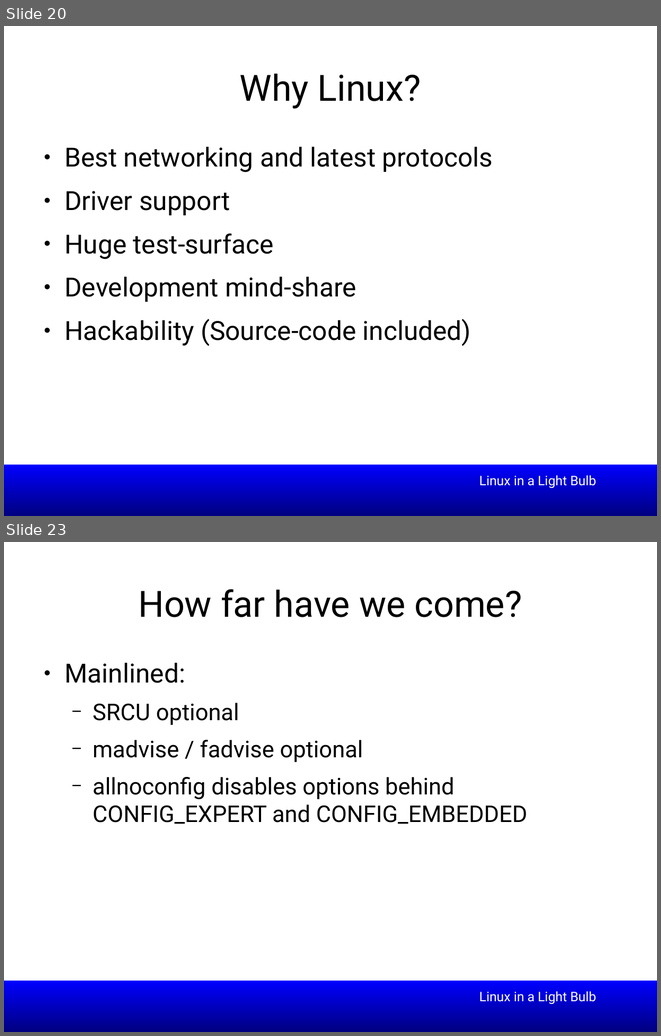
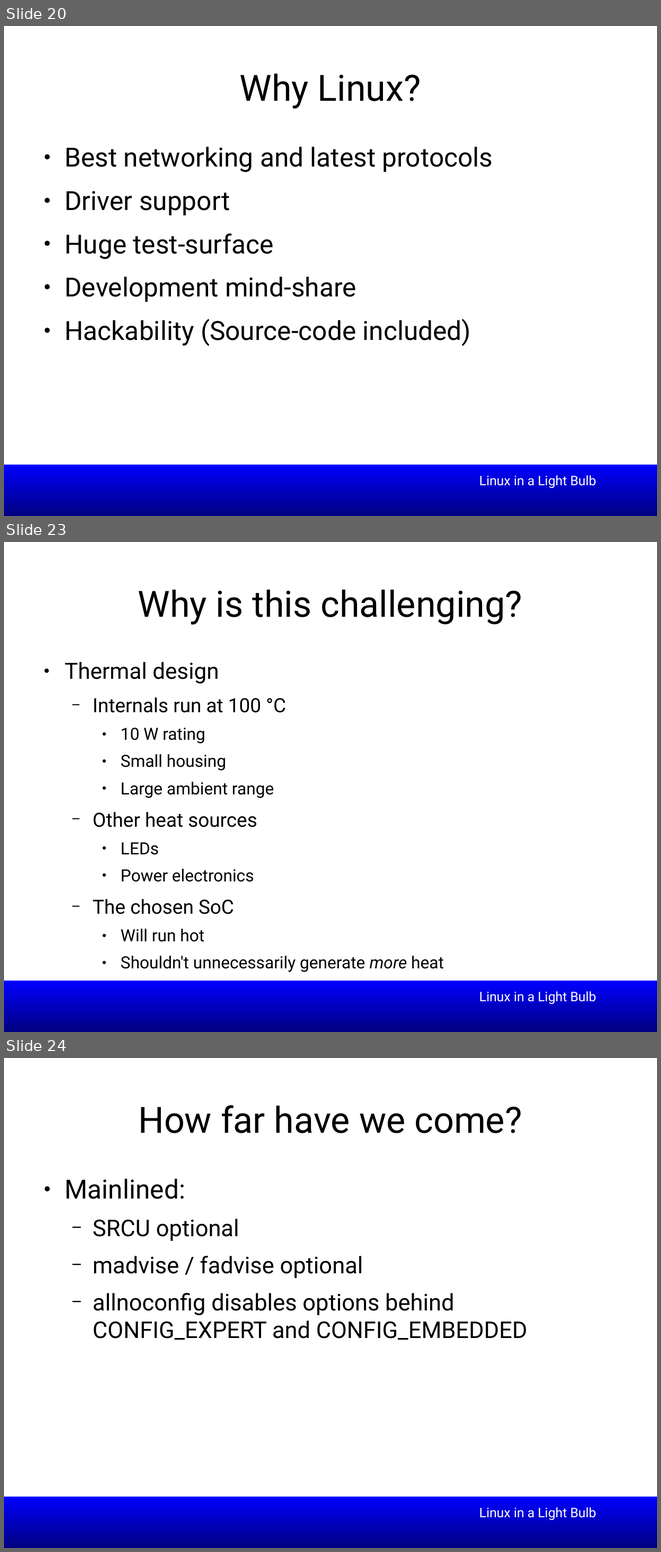
Before and after one commit to smipi1/elce2015, a slide deck: presentations/Linux_In_a_Lightbulb-Where_are_we_on_tinification-ELCE2015.odp. Shown one above the other, each under a label of ours: slides 20 and 23 before the commit, slides 20, 23 and 24 after it; the slides between them are not shown. The pictures are 661x1036 and 661x1552 pixels, drawn with LibreOffice and Linux fonts; fonts in the diff are those of the drawing; background and template pictures are left out. Boxes give left, top, right and bottom in pixels: in the first picture for what was removed or moved away, otherwise in the second. Text is boxed around its words. In the diff, an @@ line names an element or a change of style, - is before the commit and + after.

```diff
--- a/presentations/Linux_In_a_Lightbulb-Where_are_we_on_tinification-ELCE2015.odp
+++ b/presentations/Linux_In_a_Lightbulb-Where_are_we_on_tinification-ELCE2015.odp
@@ slide 23 added at [4, 542, 657, 1032], background #FFFFFF; not listed: 1 template element that a slide beside it also shows @@
@@ title added at [138, 589, 522, 625], 44 pt, text #000000 @@
+Why is this challenging?
@@ text added at [64, 662, 444, 972], 20.4 pt, text #000000 @@
+● Thermal design
+  − Internals run at 100 °C
+    ● 10 W rating
+    ● Small housing
+    ● Large ambient range
+  − Other heat sources
+    ● LEDs
+    ● Power electronics
+  − The chosen SoC
+    ● Will run hot
+    ● Shouldn't unnecessarily generate more heat
@@ text added at [479, 991, 596, 1004], 16 pt, text #FFFFFF @@
+Linux in a Light Bulb
@@ what was slide 23 is now slide 24 @@
```
Also in this commit, not shown: 4 slides changed.
